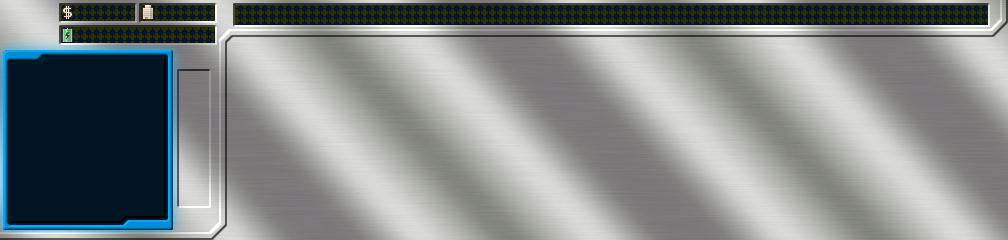
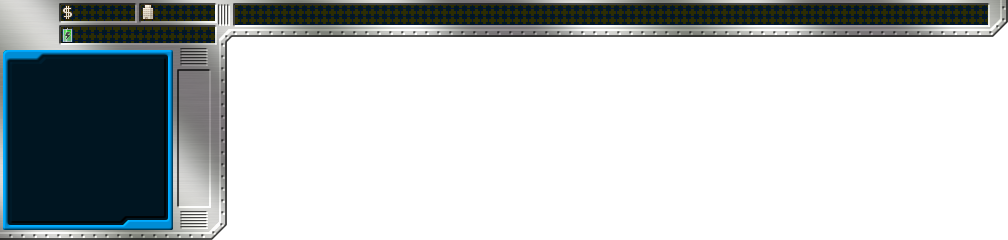
Two versions of the same layered image (1008 x 240). Layer-by-layer changes:
painted on "RadarPanel" over box(0, 33, 190, 233)
painted on "Border" over box(0, 4, 1008, 240)
